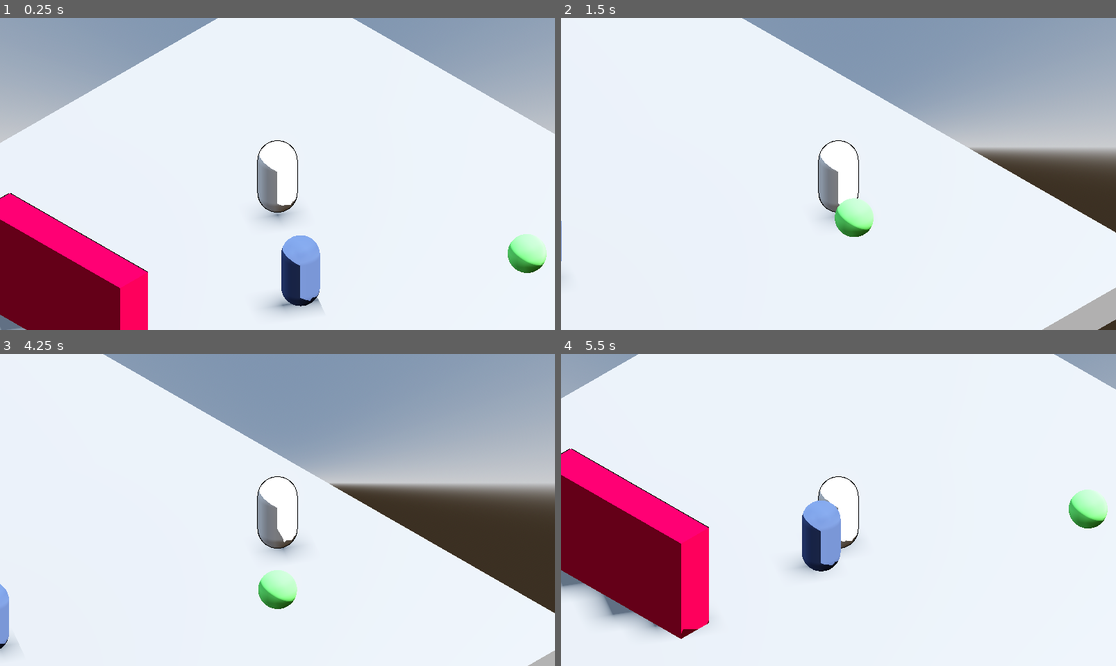
Above: before the commit, frames 1-4 (two rows, left to right).
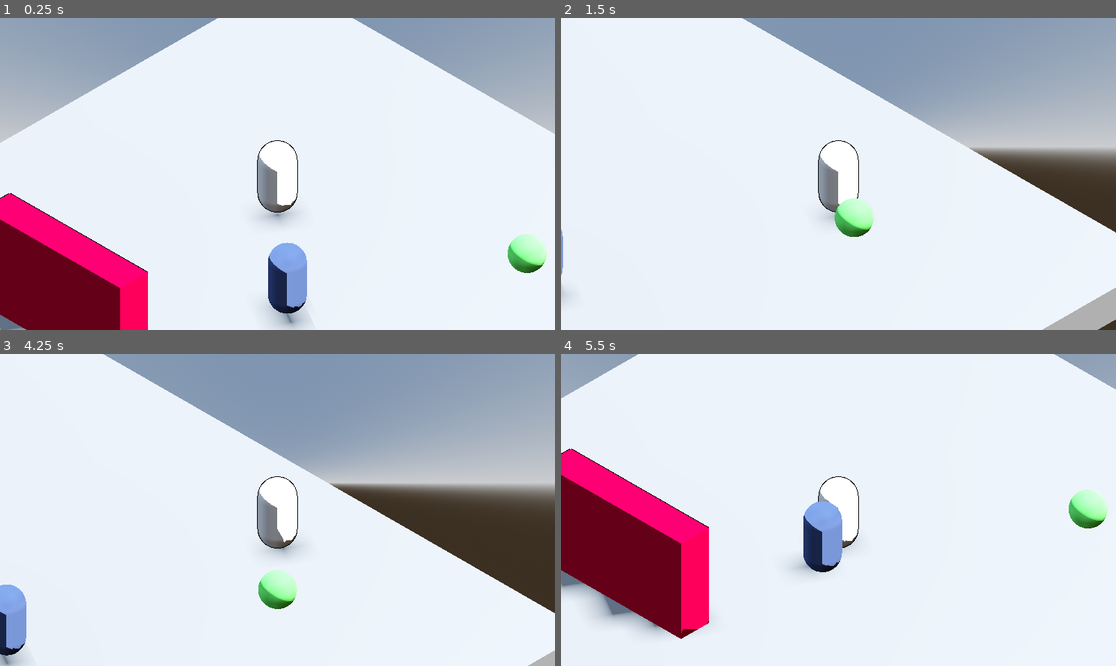
Above: after the commit, the same moments.

Repository: yashGhela/textmeback
Game: Godot game, scene res://levels/devlab.tscn
Two runs of this game, one before a commit and one after it. Both use one fixed random seed, a clock stepped at 60 frames per second and the inputs below. The project has no main scene, so this scene is started directly.
Inputs:
- Up to frame 1 (0.25 s): no input
- Up to frame 2 (1.5 s): tap Enter (ui_accept) at 0.5, 0.77 s; hold D (right) 0.53-1.28 s; hold E (interact) 0.53-1.28 s; hold S (back) from 1.28 s (still down); tap E (interact) at 1.35 s
- Up to frame 3 (4.25 s): tap Enter (ui_accept) at 1.52, 3.02, 3.77 s; release S (back) at 2.03 s; hold D (right) 2.03-2.78 s; hold E (interact) 2.03-2.78 s; hold W (forward) 2.78-3.53 s; tap E (interact) at 2.85 s; hold A (left) from 3.53 s (still down); hold E (interact) from 3.53 s (still down)
- Up to frame 4 (5.5 s): release E (interact) at 4.28 s; tap E (interact) at 4.35 s; tap Enter (ui_accept) at 4.52 s; release A (left) at 5.03 s; hold S (back) from 5.03 s (still down); hold E (interact) from 5.03 s (still down)

The runs differ from the first frame. In frame 1, 1.9% of the frame differs, in the area x 48-59%, y 69-100%; in frame 2, less than 0.1%; in frame 3, 1.0%; in frame 4, 0.2%.

Commit message:
going into chase state immediately and unable to switch back

Diff:
--- a/scripts/boss.gd
+++ b/scripts/boss.gd
@@ -23,7 +23,8 @@
 
 
 func _on_seekzone_area_entered(area: Area3D) -> void:
-	state_machine.current_state=chase # Replace with function body.
+	pass
+	#state_machine.current_state=chase # Replace with function body.
 
 
 func _on_seekzone_area_exited(area: Area3D) -> void:
--- a/scripts/follow_path.gd
+++ b/scripts/follow_path.gd
@@ -9,10 +9,7 @@
 
 
 func update(delta:float):
-	#var totalPathlength = boss.path.curve.get_baked_length()
-	#print(totalPathlength)
-	#print(boss.pathFollow.progress_ratio)
-	#
+
 	if boss.pathFollow.progress_ratio>=0.99:
 		direction=-1.0
 	elif boss.pathFollow.progress_ratio<=0.01:
